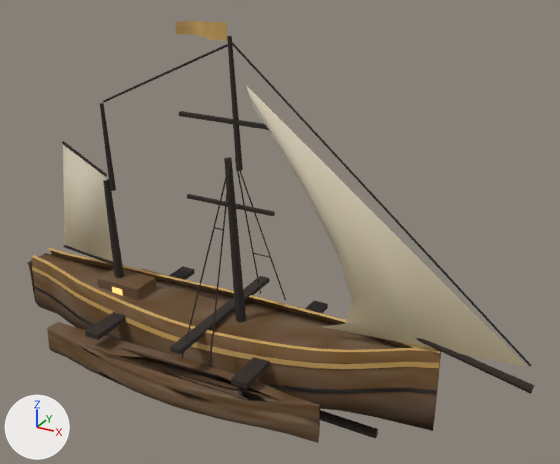
A saved change to the glTF model public/pharosville/models/garden-hero-ethena.glb.
Before and after are seen from a 50 mm camera at (10.43, -14.84, 11.39) aimed at (2.03, 0.43, 3.76). The axes (+X, +Y, +Z) are drawn at lower left. The lights are the same throughout. The first picture is the older version. Where no turn or scale is listed for an object, it has been applied to the vertices. Vertices at exactly the same position are counted once.

The first picture shows 'glow-hull', 'sail-hull', 'spar-hull', 'trim-hull', 'wood-hull'.
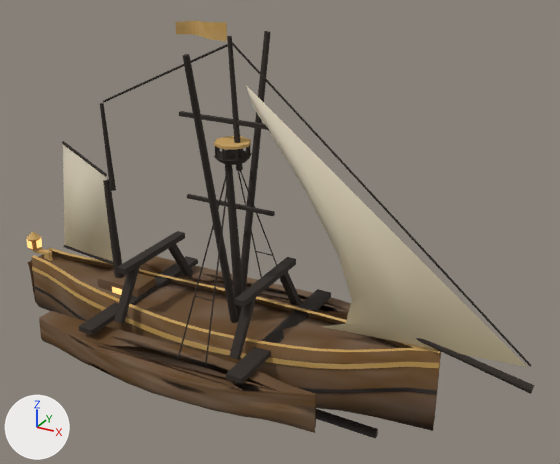
Changed parts and their boxes [x1, y1, x2, y2] in the pictures (560 x 464 px; the box of a moved part takes in the faces that stretch with it):
'wood-hull', reshaped: before [28, 21, 441, 443]; after [26, 21, 441, 439]
'spar-hull', reshaped: before [62, 36, 535, 394]; after [62, 31, 535, 394]
'glow-hull', reshaped: before [112, 287, 123, 296]; after [27, 238, 122, 295]
part 1 of me_mesh_0, added: after [33, 248, 52, 256]
part 2 of me_mesh_0, added: after [28, 238, 42, 250]
part 3 of me_mesh_0, added: after [26, 232, 41, 240]
part 4 of me_mesh_0, added: after [214, 136, 251, 150]
part 5 of me_mesh_0, moved or reshaped (mostly hidden before): before [142, 269, 334, 317]; after [139, 256, 351, 320]
part 6 of me_mesh_0, moved or reshaped: before [47, 322, 320, 443]; after [39, 311, 317, 433]
part 7 of me_mesh_0, recoloured: before [47, 269, 323, 442]; after [39, 256, 350, 431]
part 8 of me_mesh_2, added (black): after [226, 289, 331, 384]
part 9 of me_mesh_2, added: after [79, 256, 198, 335]
part 10 of me_mesh_2, added (black): after [117, 231, 185, 275]
part 11 of me_mesh_2, added (black): after [234, 257, 296, 307]
part 12 of me_mesh_2, moved or reshaped: before [198, 293, 216, 299]; after [195, 296, 213, 302]
part 13 of me_mesh_2, added: after [214, 150, 252, 165]
part 14 of me_mesh_2, deleted: before [170, 276, 270, 355]
part 15 of me_mesh_2, built on: before [181, 160, 328, 389]; after [177, 31, 301, 366]
part 16 of me_mesh_2, added: after [215, 145, 251, 161]
part 17 of me_mesh_2, moved or reshaped: before [85, 266, 195, 340]; after [114, 244, 193, 323]
part 18 of me_mesh_4, added: after [27, 238, 42, 249]

Diff of the bpy script that builds the scene:
```diff
--- a/public/pharosville/models/garden-hero-ethena.glb.py
+++ b/public/pharosville/models/garden-hero-ethena.glb.py
@@ me_mesh_0 @@
-me_mesh_0.from_pydata(...)  # 1034 vertices, 1810 faces; spans x -5.98..6.4, y -2.47..2.47, z -1.0..8.74
+me_mesh_0.from_pydata(...)  # 1090 vertices, 1902 faces; spans x -6.2..6.4, y -2.75..2.75, z -1.0..8.74
+# me_mesh_0 part 1: a new loose piece, a box spanning x -6.04..-5.42, y -0.07..0.07, z 1.6..1.71, in mat_hero_wood
+# me_mesh_0 part 2: a new loose piece, a 6-sided cut cone along z (radius 0.2 at the low end, 0.16 at the high end) spanning x -6.18..-5.84, y -0.2..0.2, z 1.72..2.06, in mat_hero_wood
+# me_mesh_0 part 3: a new loose piece, a 6-sided cone pointing to +z spanning x -6.2..-5.82, y -0.22..0.22, z 2.05..2.25, in mat_hero_wood
+# me_mesh_0 part 4: a new loose piece, an 8-sided cylinder along z spanning x 0.56..1.44, y -0.44..0.44, z 5.955..6.025, in mat_hero_wood
+# me_mesh_0 part 5: 198 vertices moved from x -3.7..4.3, y 1.23..2.47, z -0.49..0.92 to x -3.7..4.3, y 1.35..2.75, z -0.07..1.34
+# me_mesh_0 part 6: 198 vertices moved from x -3.7..4.3, y -2.47..-1.23, z -0.49..0.92 to x -3.7..4.3, y -2.75..-1.35, z -0.07..1.34
+# me_mesh_0 part 7: 392 kept faces spanning x -3.7..4.3, y -2.75..2.75, z -0.07..1.34 get new vertex colours; the middle colour goes from brown #694e33 to brown #6b5036
+# other edits to the shape of me_mesh_0 do not show in these pictures
 me_mesh_0.materials.append(mat_hero_wood)
@@ me_mesh_2 @@
-me_mesh_2.from_pydata(...)  # 229 vertices, 380 faces; spans x -4.8..8.49, y -2.15..2.15, z 0.93..8.45
+me_mesh_2.from_pydata(...)  # 395 vertices, 648 faces; spans x -4.8..8.49, y -2.35..2.35, z 0.77..8.45
+# me_mesh_2 part 8: a new loose piece, a box spanning x 2.15..2.58, y -2.35..2.35, z 1.18..1.32, in mat_hero_spar (black #2e2620)
+# me_mesh_2 part 9: a new loose piece, a box spanning x -2.24..-1.83, y -2.35..2.35, z 1.18..1.32, in mat_hero_spar (black #2e2620)
+# me_mesh_2 part 10: a new loose piece, a box spanning x -1.73..-1.47, y -1.3..1.3, z 2.5..2.66, in mat_hero_spar (black #2e2620)
+# me_mesh_2 part 11: a new loose piece, a box spanning x 1.77..2.03, y -1.3..1.3, z 2.5..2.66, in mat_hero_spar (black #2e2620)
+# me_mesh_2 part 12: the loose piece of 10 vertices spanning x 0.73..1.27, y -1.32..-1.29, z 2.51..2.55 is moved by (0.0, -0.13, 0.0)
+# me_mesh_2 part 13: a new loose piece, an 8-sided cut cone along z (radius 0.34 at the low end, 0.46 at the high end) spanning x 0.54..1.46, y -0.46..0.46, z 5.55..5.68, in mat_hero_spar (black #2e2620)
+# me_mesh_2 part 14: the loose piece of 8 vertices spanning x 0.45..0.75, y -2.15..2.15, z 1.29..1.41 is deleted
+# me_mesh_2 part 15: 20 vertices moved from x 0.58..1.42, y -1.92..1.92, z 0.99..1.01 to x 0.58..1.42, y -2.12..2.12, z 0.99..1.01; 8 vertices removed from x 2.15..2.58, y -2.15..2.15, z 0.93..1.07; 44 vertices added at x 0.9..2.01, y -1.76..1.76, z 0.77..8.32
+# me_mesh_2 part 16: 80 vertices added at x 0.56..1.43, y -0.44..0.44, z 5.68..5.98
+# me_mesh_2 part 17: 8 vertices removed from x -2.24..-1.83, y -2.15..2.15, z 0.93..1.07; 16 vertices added at x -1.71..-1.49, y -1.64..1.64, z 1.18..2.62
+# other edits to the shape of me_mesh_2 do not show in these pictures
 me_mesh_2.materials.append(mat_hero_spar)
@@ me_mesh_4 @@
 # verts and faces of me_mesh_4; kept vertices keep their numbers, new ones are numbered from 8
-me_mesh_4.from_pydata(...)  # 8 vertices, 4 faces; spans x -2.78..-2.42, y -0.42..0.42, z 1.17..1.43
+me_mesh_4.from_pydata(...)  # 24 vertices, 12 faces; spans x -6.2..-2.42, y -0.42..0.42, z 1.17..2.01
+# me_mesh_4 part 18
+verts[8] = (-6.11, -0.19, 1.77)  # pixel (27, 247)
+verts[9] = (-5.91, -0.19, 1.77)  # pixel (32, 249)
+verts[10] = (-5.91, 0.19, 1.77)  # pixel (42, 244)
+verts[11] = (-6.11, 0.19, 1.77)
+verts[12] = (-5.82, 0.1, 1.77)  # pixel (42, 246)
+verts[13] = (-5.82, -0.1, 1.77)  # pixel (37, 248)
+verts[14] = (-6.2, -0.1, 1.77)  # pixel (27, 245)
+verts[15] = (-6.2, 0.1, 1.77)
+for new, old in zip([*range(16, 24)], [*range(8, 16)]): verts[new] = verts[old] + (0.0, 0.0, 0.24)
+faces += [(8, 17, 16), (8, 9, 17), (10, 19, 18), (10, 11, 19), (12, 21, 20), (12, 13, 21)]
+faces += [(14, 23, 22), (14, 15, 23)]
 me_mesh_4.materials.append(mat_hero_gallery_glow)
```
